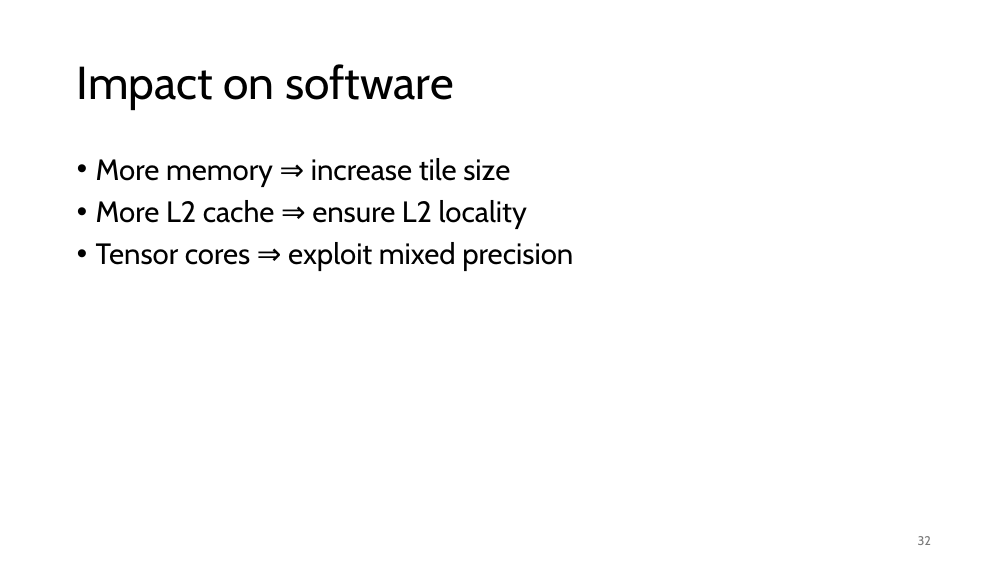
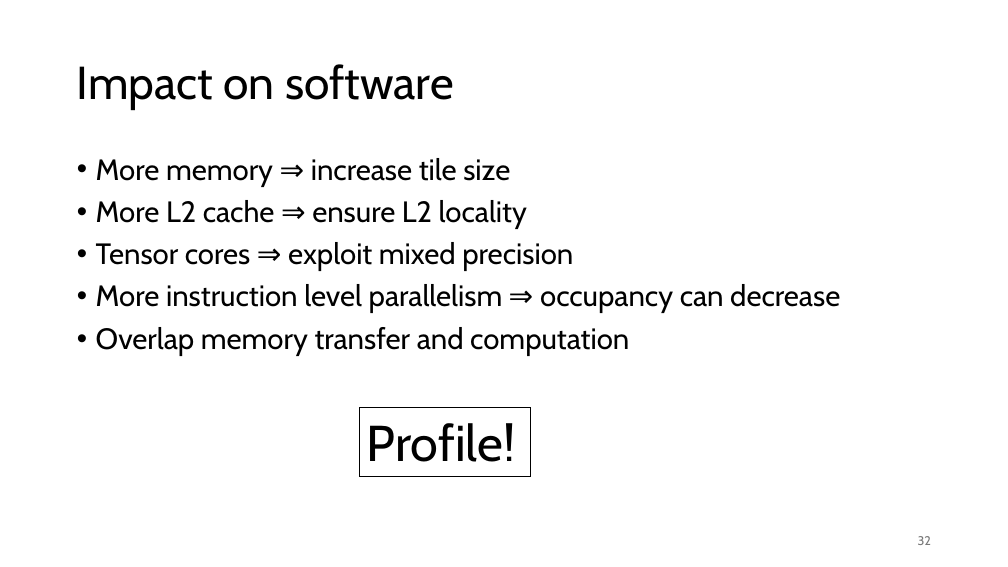
Before and after one commit to gjbex/Python-on-GPUs, a slide deck: slide 32 of python_on_gpus.pptx. Drawn at 1008x567 pixels with LibreOffice and Linux fonts; fonts in the diff are those of the drawing. Boxes give left, top, right and bottom in pixels: in the first picture for what was removed or moved away, otherwise in the second. Text is boxed around its words. In the diff, an @@ line names an element or a change of style, - is before the commit and + after.

Commit message:
Add more porting advise

```diff
--- a/python_on_gpus.pptx
+++ b/python_on_gpus.pptx
@@ text at (96,284,840,356): paragraphs added @@
+• More instruction level parallelism ⇒ occupancy can decrease
+• Overlap memory transfer and computation
@@ rectangle added at (360,408,531,476), outline #000000 0.75 pt, 48 pt, text #000000 @@
+Profile!
```
